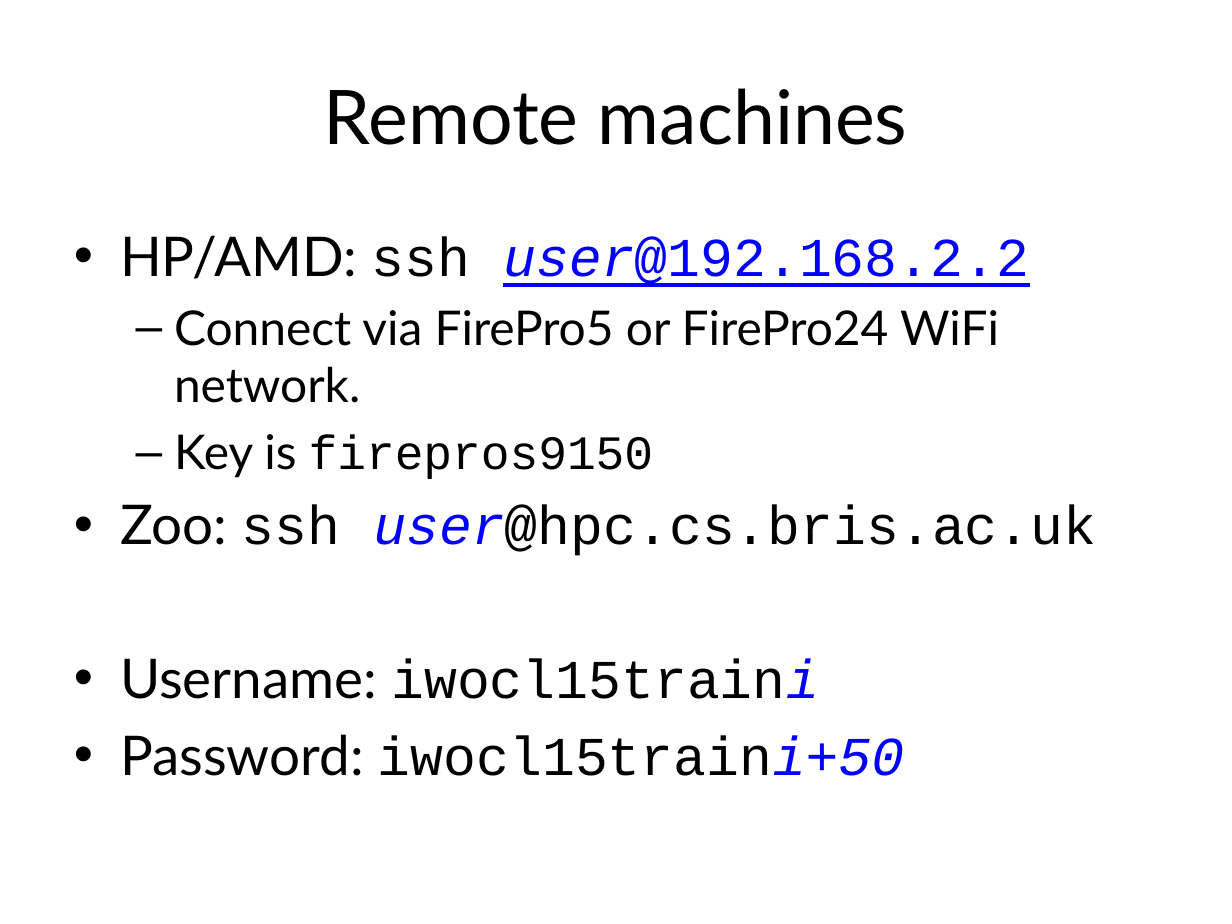
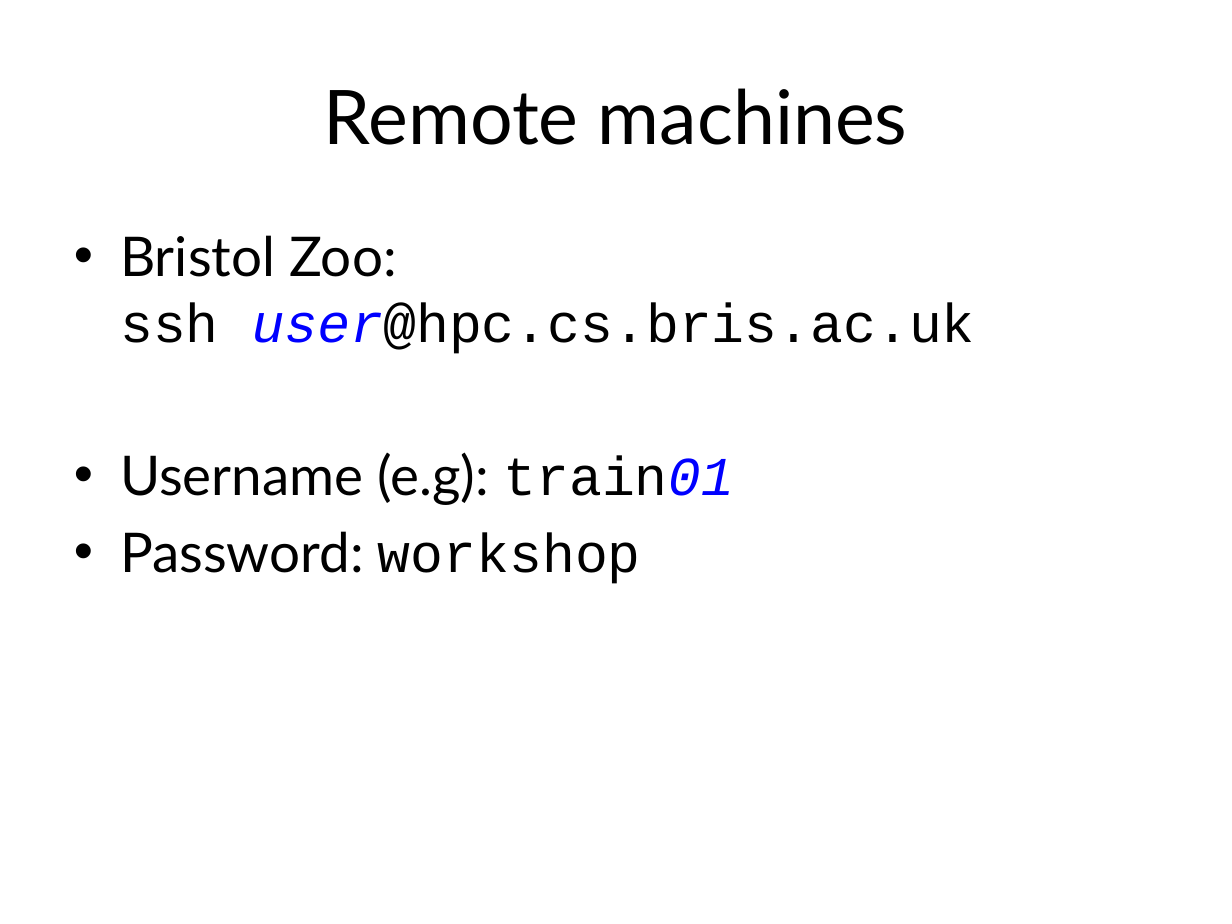
Before and after one commit to UoB-HPC/opencl-training-code, a slide deck: slide 5 of slides/advanced_intro.pptx. Drawn at 1232x924 pixels with LibreOffice and Linux fonts; fonts in the diff are those of the drawing. Boxes give left, top, right and bottom in pixels: in the first picture for what was removed or moved away, otherwise in the second. Text is boxed around its words. In the diff, an @@ line names an element or a change of style, - is before the commit and + after.

Commit message:
Add instructions for zoo login

```diff
--- a/slides/advanced_intro.pptx
+++ b/slides/advanced_intro.pptx
@@ text at [120,235,975,584]: text changed @@
-• HP/AMD: ssh user@192.168.2.2
-  – Connect via FirePro5 or FirePro24 WiFi network.
-  – Key is firepros9150
-• Zoo: ssh user@hpc.cs.bris.ac.uk
-• Username: iwocl15traini
-• Password: iwocl15traini+50
+• Bristol Zoo:
+  ssh user@hpc.cs.bris.ac.uk
+• Username (e.g): train01
+• Password: workshop
```
